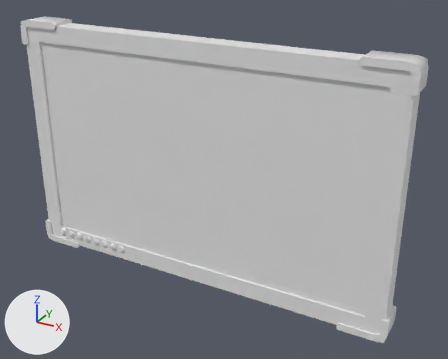
A saved change to the FBX model Assets/3DModels/Pantalla Operacion/Pantalla.fbx.
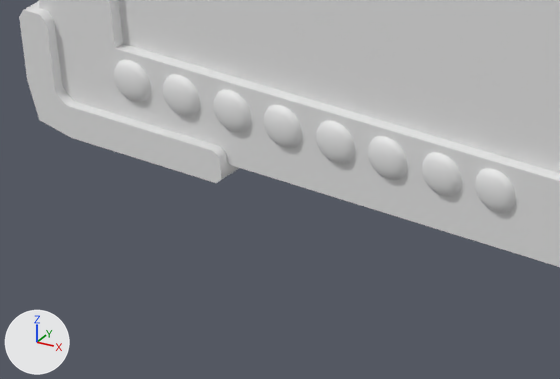
The first picture shows the older version from a camera (50 mm lens) standing at (0.396, -0.652, 0.315) and looking at (0.027, 0.019, -0.021). The close-ups show the older and then the newer version on the part from 9% to 30% of the width and 61% to 78% of the height of that picture. Only the edits that show in the close-ups are written down. The axes (+X, +Y, +Z) are drawn at lower left. The lights are the same throughout. Where no turn or scale is listed for an object, it has been applied to the vertices.

Objects in the first close-up: 'Botones', 'Pantalla'.
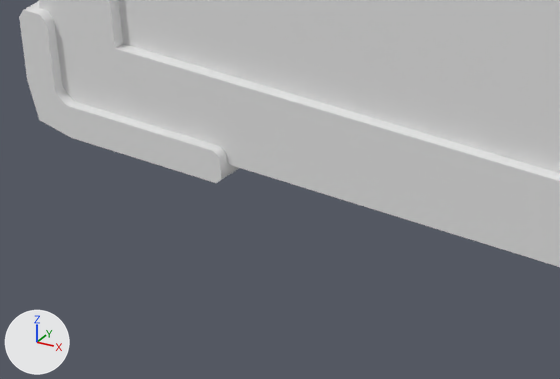
The change in detail:
Object 'Botones' (ob_botones) is deleted.

Boxes [x1, y1, x2, y2] around the edits, measured in the close-ups (560 x 379 px):
'Botones', deleted: before [114, 60, 516, 213]
